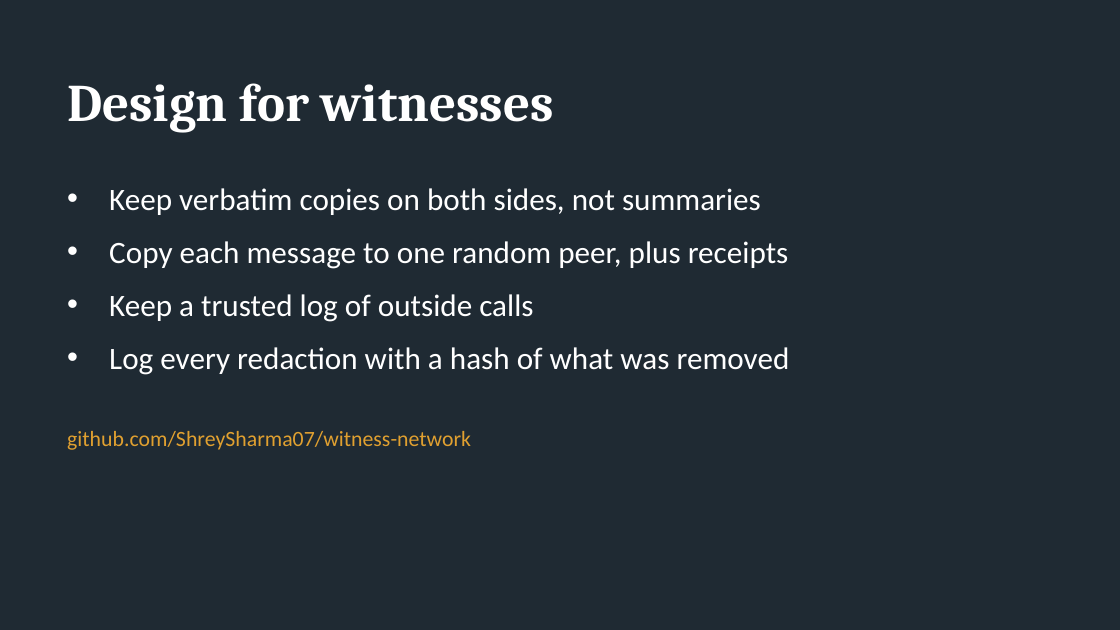
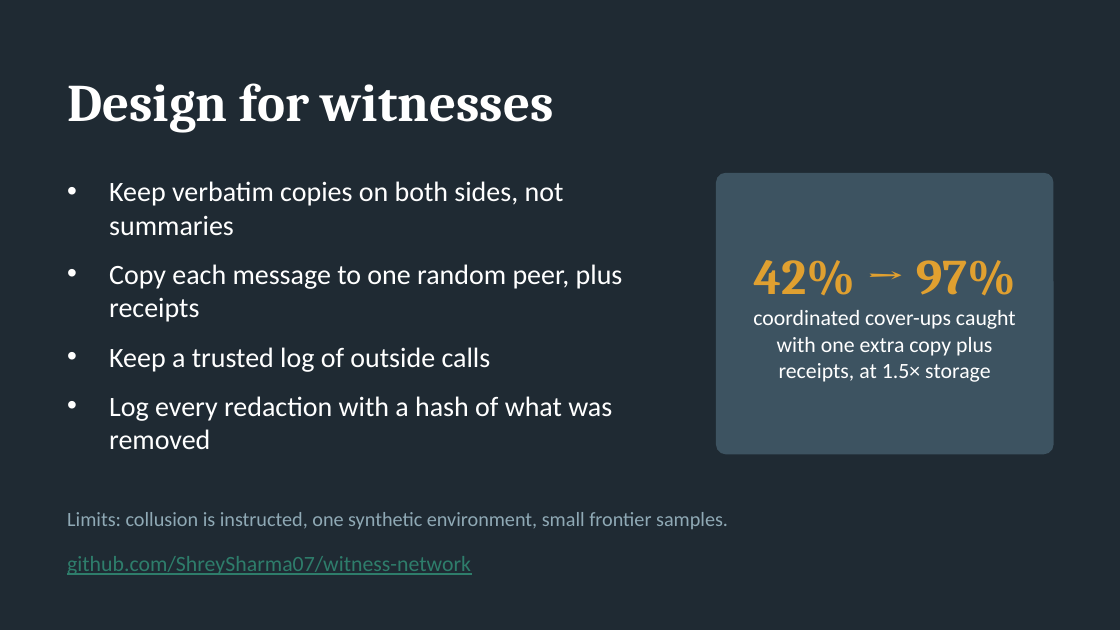
Before and after one commit to ShreySharma07/witness-network, a slide deck: slide 7 of report/witness_networks_talk.pptx. Drawn at 1120x630 pixels with LibreOffice and Linux fonts; fonts in the diff are those of the drawing. Boxes give left, top, right and bottom in pixels: in the first picture for what was removed or moved away, otherwise in the second. Text is boxed around its words. In the diff, an @@ line names an element or a change of style, - is before the commit and + after.

```diff
--- a/report/witness_networks_talk.pptx
+++ b/report/witness_networks_talk.pptx
@@ text "Keep verbatim copies on both ..." at [109, 181, 623, 449]: size 20 to 18 pt @@
@@ rounded rectangle added at [717, 174, 1053, 454], fill #3D5361, outline #3D5361 1 pt @@
@@ text added at [753, 260, 1016, 382], 14 pt, text #FFFFFF @@
+42% → 97%
+coordinated cover-ups caught with one extra copy plus receipts, at 1.5× storage
@@ text at [67, 431, 471, 450]: paragraph removed @@
-github.com/ShreySharma07/witness-network
@@ text added at [67, 512, 728, 529], 13 pt, text #8FA9B5 @@
+Limits: collusion is instructed, one synthetic environment, small frontier samples.
@@ text added at [67, 556, 471, 575], 14 pt, text #2E7D6B, underline @@
+github.com/ShreySharma07/witness-network
```
Also in this commit, not shown: 5 other slides changed, 2 other files.
